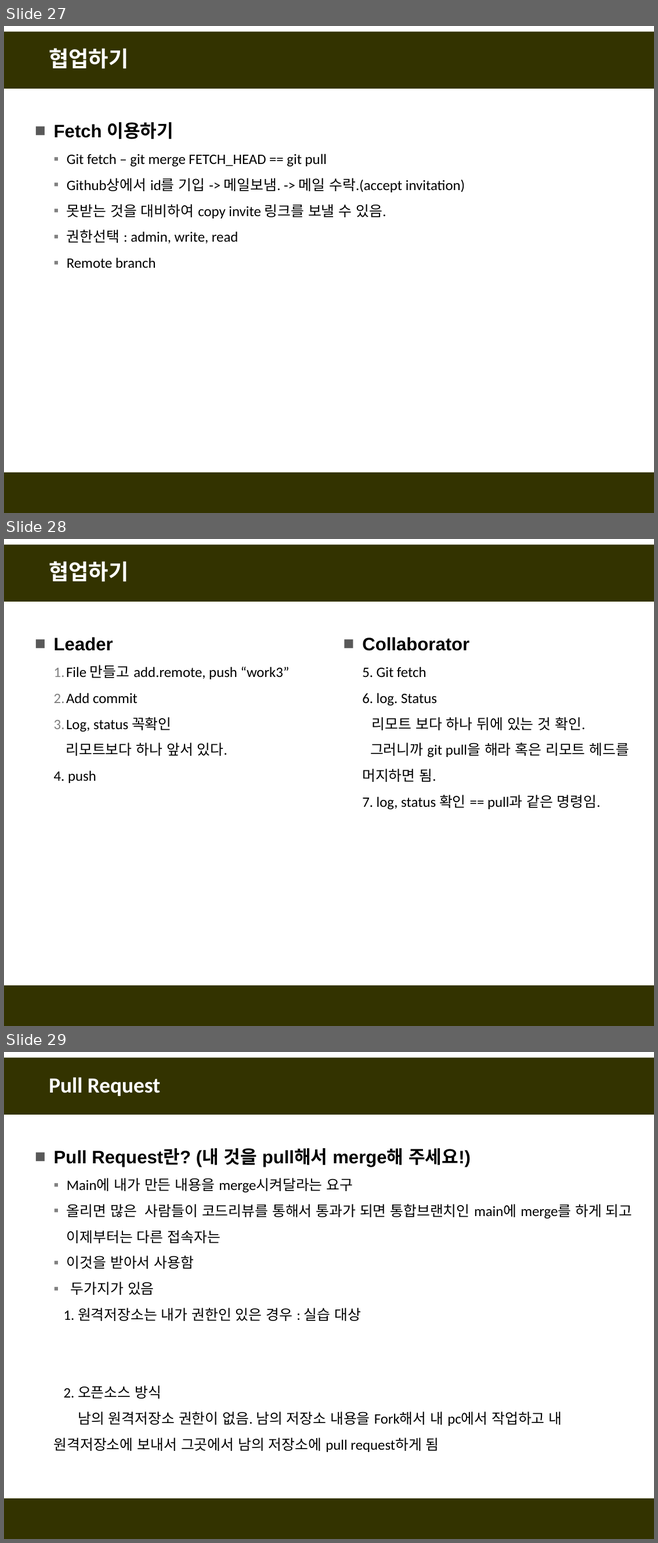
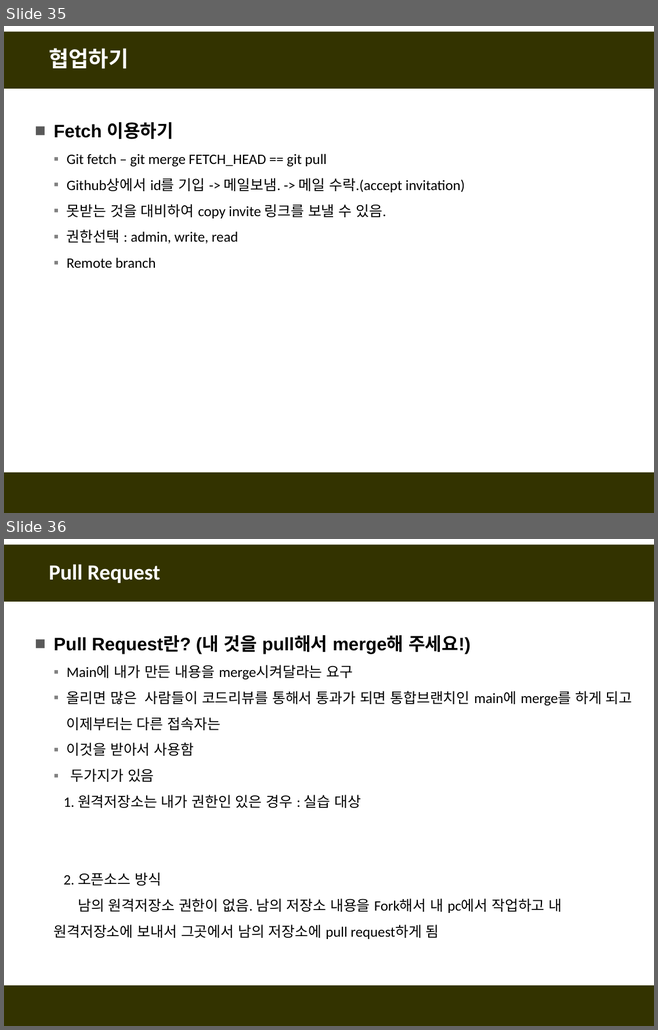
Before and after one commit to fasthill/github-lecture, a slide deck: git및github첫걸음.pptx. Shown one above the other, each under a label of ours: slides 27, 28 and 29 before the commit, slides 35 and 36 after it. The pictures are 658x1543 and 658x1030 pixels, drawn with LibreOffice and Linux fonts; fonts in the diff are those of the drawing. Boxes give left, top, right and bottom in pixels: in the first picture for what was removed or moved away, otherwise in the second. Text is boxed around its words. In the diff, an @@ line names an element or a change of style, - is before the commit and + after.

```diff
--- a/git및github첫걸음.pptx
+++ b/git및github첫걸음.pptx
@@ slide 28 removed at (x1=4, y1=539, x2=654, y2=1026), background #FFFFFF; not listed: 2 template elements that a slide beside it also shows @@
@@ title removed at (x1=49, y1=561, x2=128, y2=582) @@
-협업하기
@@ text removed at (x1=54, y1=637, x2=289, y2=783) @@
-■ Leader
-  1. File 만들고 add.remote, push “work3”
-  2. Add commit
-  3. Log, status 꼭확인
-  리모트보다 하나 앞서 있다.
-  4. push
@@ text removed at (x1=362, y1=637, x2=629, y2=810) @@
-■ Collaborator
-  5. Git fetch
-  6. log. Status
-  리모트 보다 하나 뒤에 있는 것 확인.
-  그러니까 git pull을 해라 혹은 리모트 헤드를 머지하면 됨.
-  7. log, status 확인 == pull과 같은 명령임.
@@ what was slide 27 is now slide 35 @@
@@ what was slide 29 is now slide 36 @@
```
Also in this commit, not shown: 4 slides changed, 12 slides added, 1 other slide removed.
